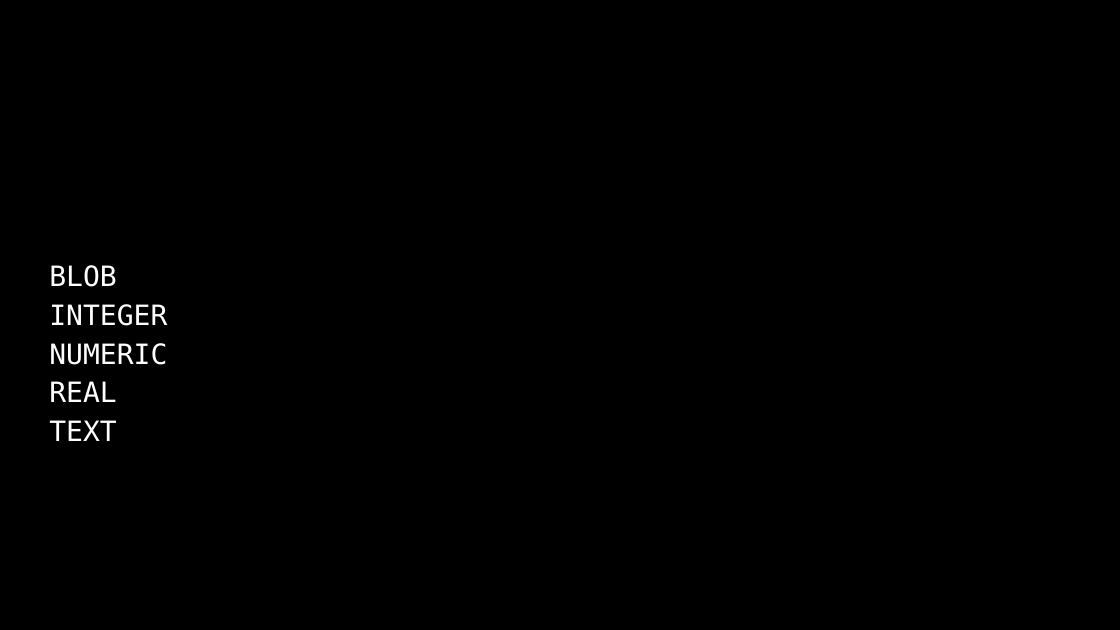
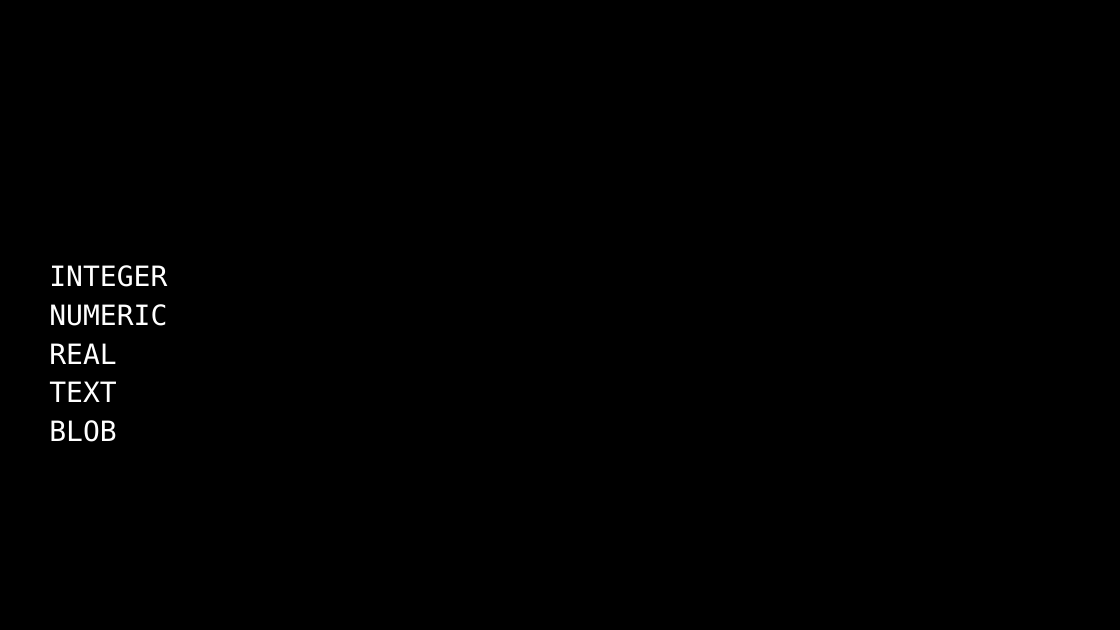
Before and after one commit to SQ4007-2025/website, a slide deck: slide 40 of docs/lectures/slides_8.pptx (slide 36 before the commit). Drawn at 1120x630 pixels with LibreOffice and Linux fonts; fonts in the diff are those of the drawing. Boxes give left, top, right and bottom in pixels: in the first picture for what was removed or moved away, otherwise in the second. Text is boxed around its words. In the diff, an @@ line names an element or a change of style, - is before the commit and + after.

```diff
--- a/docs/lectures/slides_8.pptx
+++ b/docs/lectures/slides_8.pptx
@@ text at [49, 265, 116, 287]: paragraph removed @@
-BLOB
@@ text at [49, 420, 116, 442]: paragraph added @@
+BLOB
```
Also in this commit, not shown: 34 other slides changed, 7 slides added, 2 slides removed, 2 other files.
